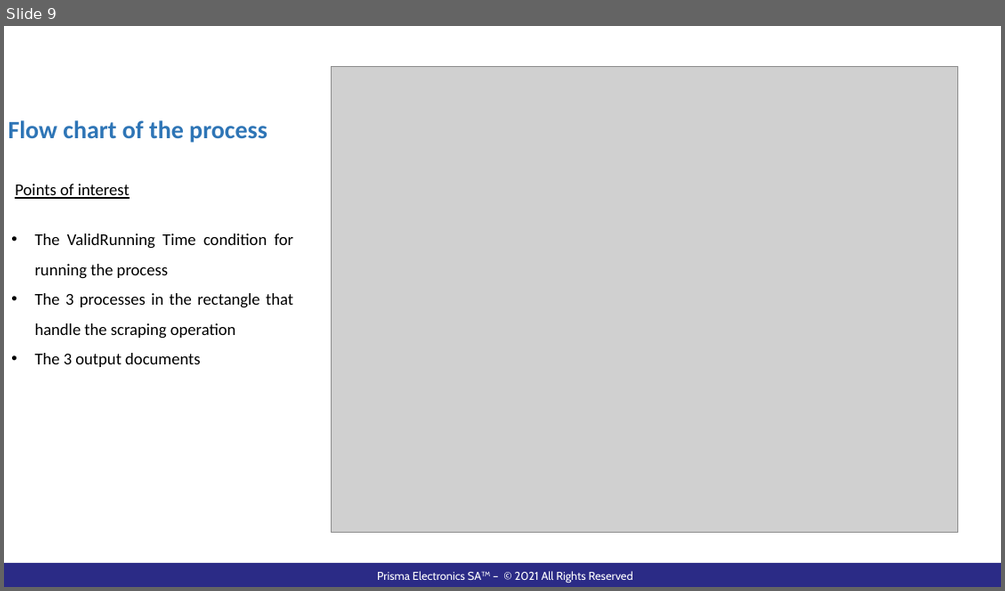
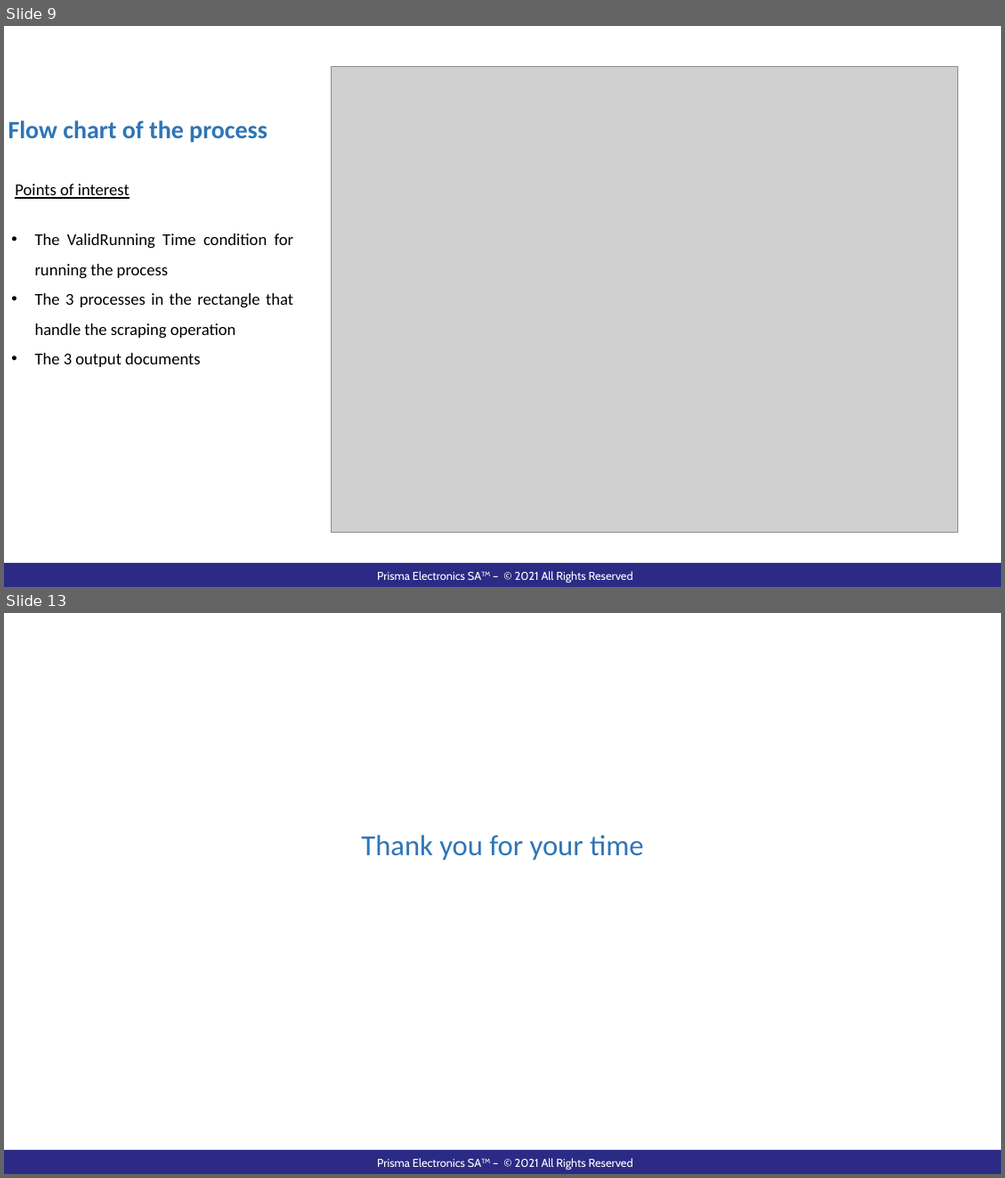
Before and after one commit to pazo0z0o/WorkRelatedLearning, a slide deck: ShipBunkerWindowsService/Documentation/WebScraperPresentation.pptx. Shown one above the other, each under a label of ours: slide 9 before the commit, slides 9 and 13 after it; the slides between them are not shown. The pictures are 1005x591 and 1005x1178 pixels, drawn with LibreOffice and Linux fonts; fonts in the diff are those of the drawing; grey boxes stand for pictures; background and template pictures are left out. Boxes give left, top, right and bottom in pixels: in the first picture for what was removed or moved away, otherwise in the second. Text is boxed around its words. In the diff, an @@ line names an element or a change of style, - is before the commit and + after.

```diff
--- a/ShipBunkerWindowsService/Documentation/WebScraperPresentation.pptx
+++ b/ShipBunkerWindowsService/Documentation/WebScraperPresentation.pptx
@@ slide 13 added at box(4, 613, 1001, 1174), background #FFFFFF; not listed: 2 template elements that a slide beside it also shows @@
@@ text added at box(361, 835, 644, 860), 28 pt, text #2E75B6 @@
+Thank you for your time
```
Also in this commit, not shown: 3 slides changed, 3 other slides added, 1 other file.
